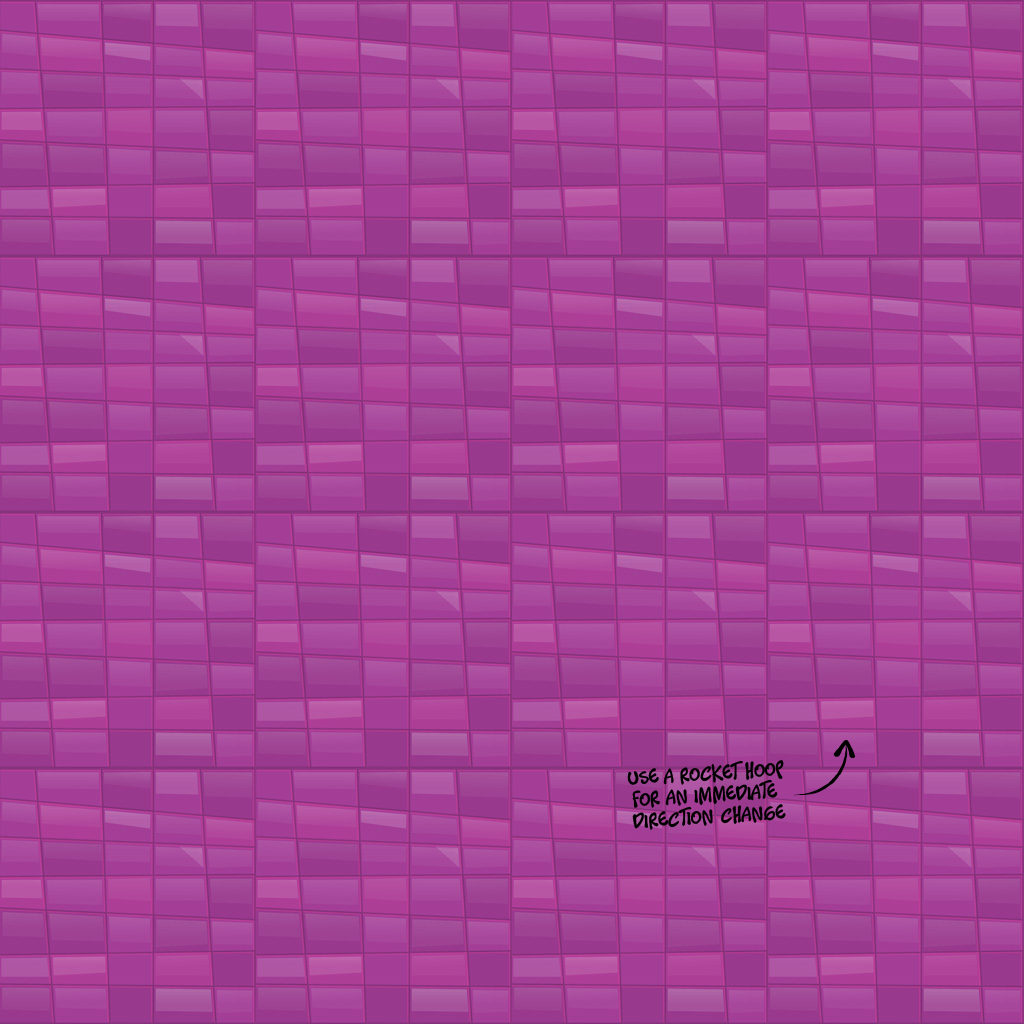
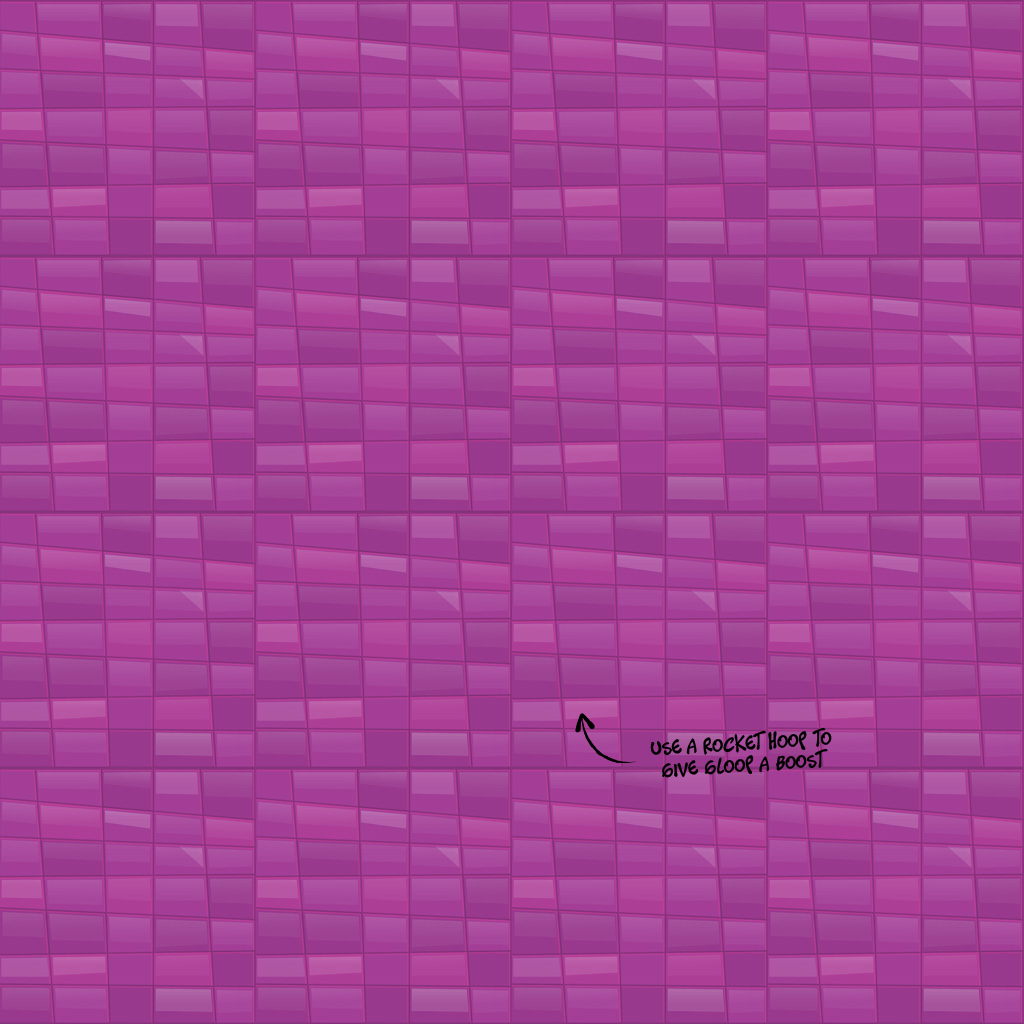
The second 1024px x 1024px image is a revision of the first. Changes to its layers:
painted on "Layer 1" over (x1=575, y1=713, x2=855, y2=796)
renamed "use a rocket hoop for an immediate direction change" to "use a rocket hoop to give gloop a boost", painted on it over (x1=627, y1=727, x2=832, y2=830)
